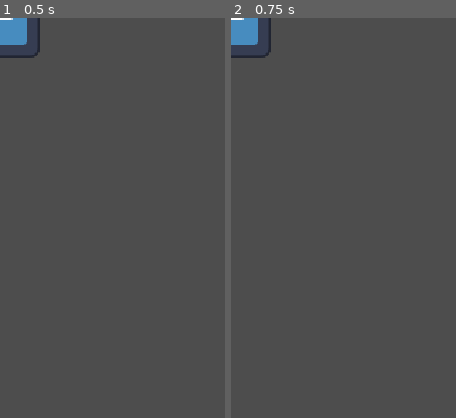
Above: before the commit, frames 1-2 (left to right).
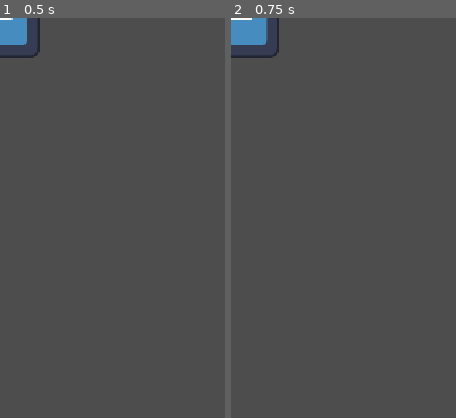
Above: after the commit, the same moments.

Repository: mindware-git/climb
Game: Godot game, scene res://main.tscn
Same seed, same stepped clock (60 frames per second), same inputs: the game is played once before the commit and once after it. The engine's default icon, where the game draws it, is replaced by a stand-in: a white triangle on a blue panel in a dark square.
Inputs (mouse positions are % of the whole screen's width and height, from its top left):
- Up to frame 1 (0.5 s): no input
- Up to frame 2 (0.75 s): tap Enter at 0.5 s; move the mouse to (72, 45) at 0.52 s; click (72, 45) at 0.67 s
The pictures show only the part of the screen within x 0-50%, y 0-50%; the shares and areas given below are measured in that part.

Frame 1 is identical in both runs. In frame 2, 0.5% of the frame differs, in the area x 4-22%, y 0-10%.

Commit message:
Add move
Signed-off-by: Kwanghoon Son <kwangson@yahoo.com>

Diff:
--- a/player.gd
+++ b/player.gd
@@ -1 +1,31 @@
 extends CharacterBody2D
+
+var is_left_pressed: bool = false
+var is_right_pressed: bool = false
+@export var speed: float = 200.0
+
+func _input(event: InputEvent) -> void:
+	if event is InputEventMouseButton:
+		var x = event.position.x
+		var screen_half = get_viewport().get_visible_rect().size.x / 2
+
+		if event.pressed:
+			if x < screen_half:
+				is_left_pressed = true
+				is_right_pressed = false
+			else:
+				is_right_pressed = true
+				is_left_pressed = false
+		else:
+			is_left_pressed = false
+			is_right_pressed = false
+
+func _process(delta: float) -> void:
+	velocity.x = 0
+
+	if is_left_pressed:
+		velocity.x = - speed
+	elif is_right_pressed:
+		velocity.x = speed
+
+	move_and_slide()
